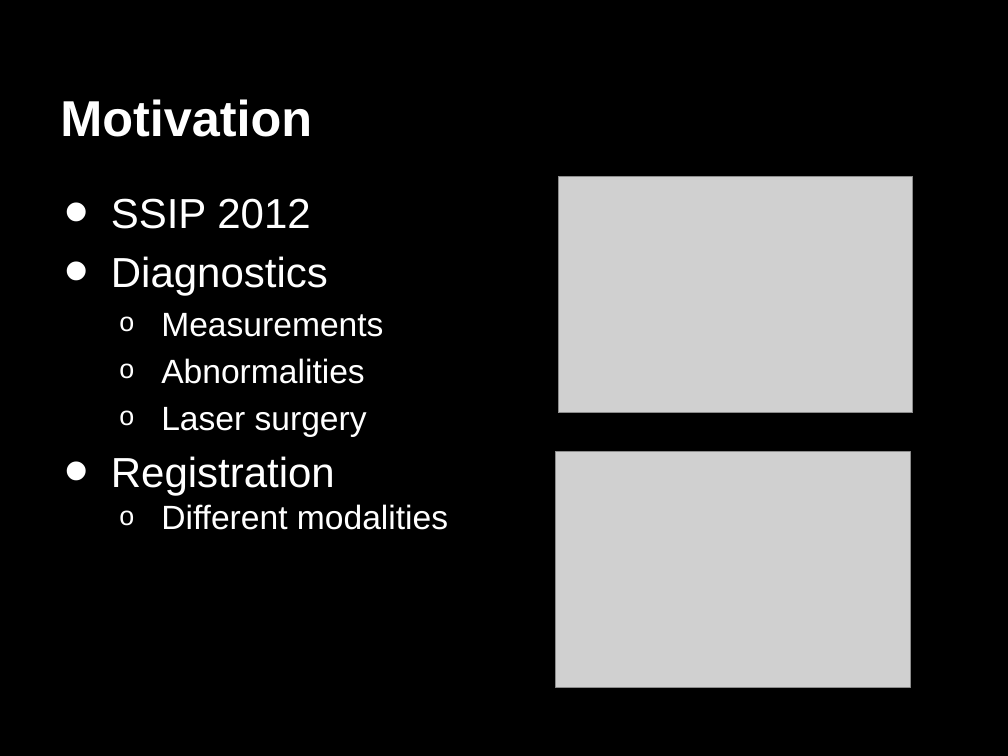
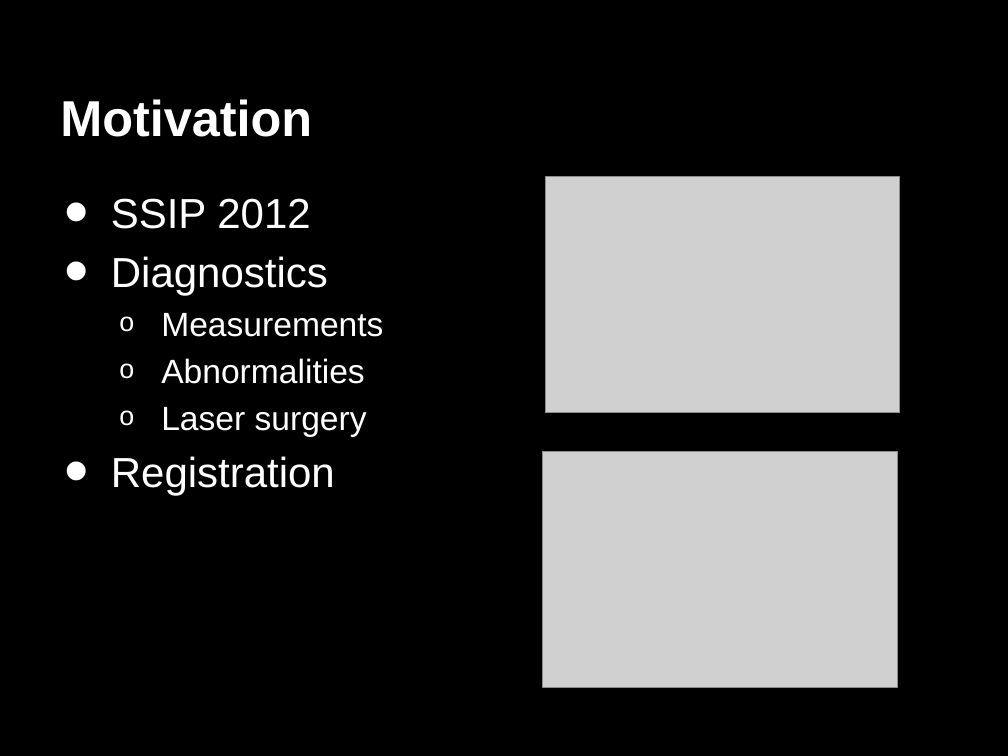
Before and after one commit to mutual-ai/vessel-segmentation-ssip2012, a slide deck: slide 2 of presentation/Vessel_presentation.odp. Drawn at 1008x756 pixels with LibreOffice and Linux fonts; fonts in the diff are those of the drawing; grey boxes stand for pictures. Boxes give left, top, right and bottom in pixels: in the first picture for what was removed or moved away, otherwise in the second. Text is boxed around its words. In the diff, an @@ line names an element or a change of style, - is before the commit and + after.

```diff
--- a/presentation/Vessel_presentation.odp
+++ b/presentation/Vessel_presentation.odp
@@ picture: place and size @@
-picture at (558,176,913,413)
+picture at (545,176,900,413)
@@ picture: place and size @@
-picture at (555,452,910,688)
+picture at (543,452,898,688)
@@ text at (161,504,448,530): paragraph removed @@
-  o Different modalities
```
Also in this commit, not shown: 11 other slides changed, 3 slides added, 3 slides removed, 1 other file.
